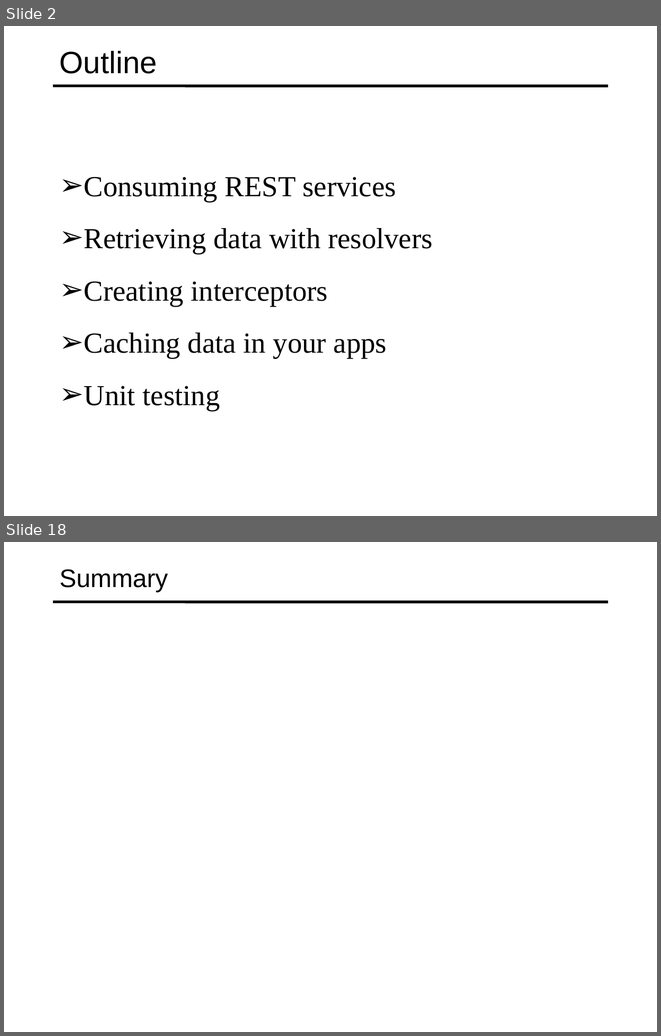
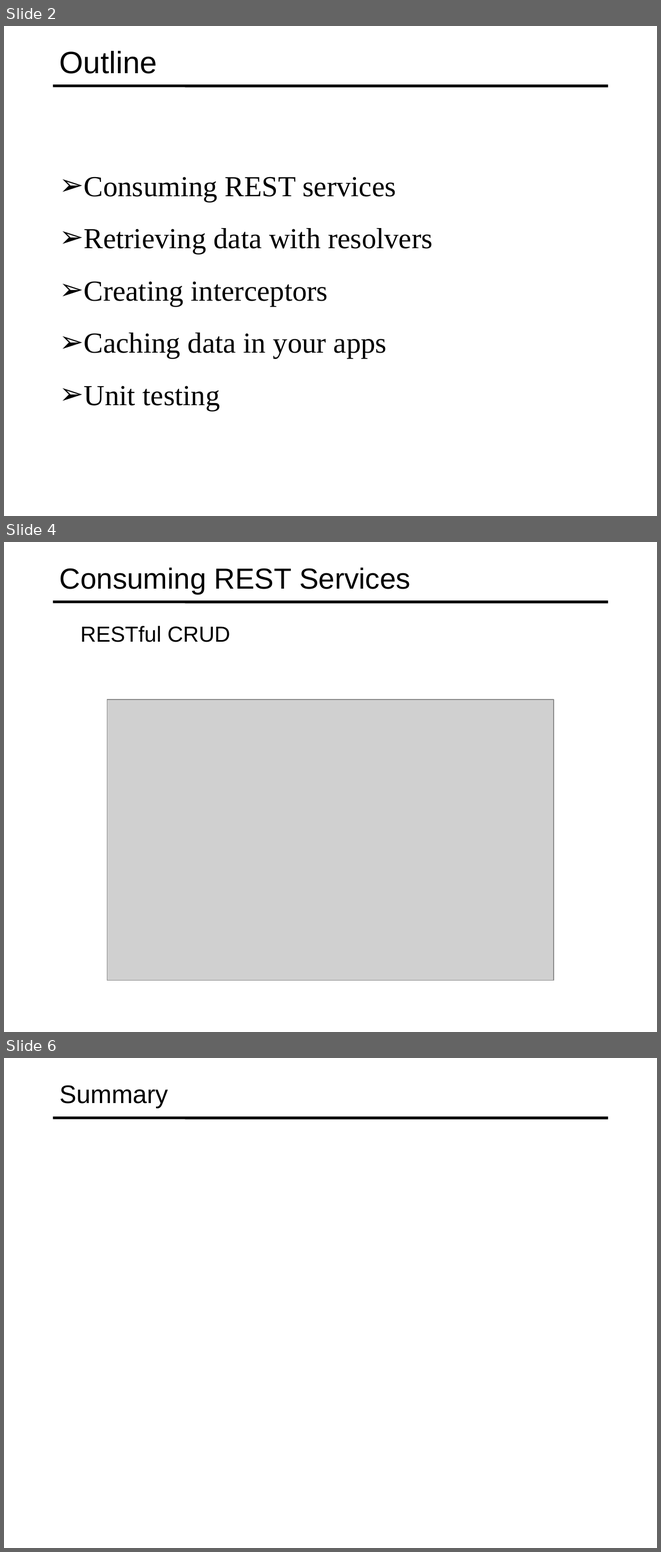
Before and after one commit to specter01wj/Jago_Link_Training, a slide deck: Angular/Angular12/Deep Dive/Angular HTTP Communication/1_Consuming REST Services/L1_Consuming REST Services.ppt. Shown one above the other, each under a label of ours: slides 2 and 18 before the commit, slides 2, 4 and 6 after it; the slides between them are not shown. The pictures are 661x1036 and 661x1552 pixels, drawn with LibreOffice and Linux fonts; fonts in the diff are those of the drawing; grey boxes stand for pictures. Boxes give left, top, right and bottom in pixels: in the first picture for what was removed or moved away, otherwise in the second. Text is boxed around its words. In the diff, an @@ line names an element or a change of style, - is before the commit and + after.

```diff
--- a/Angular/Angular12/Deep Dive/Angular HTTP Communication/1_Consuming REST Services/L1_Consuming REST Services.ppt
+++ b/Angular/Angular12/Deep Dive/Angular HTTP Communication/1_Consuming REST Services/L1_Consuming REST Services.ppt
@@ slide 4 added at box(4, 542, 657, 1032), background #FFFFFF; not listed: 1 template element that a slide beside it also shows @@
@@ title added at box(60, 567, 411, 594), 32 pt, text #000000 @@
+Consuming REST Services
@@ text added at box(80, 626, 230, 642), 24 pt, text #000000 @@
+  RESTful CRUD
@@ picture added at box(107, 699, 554, 980) @@
@@ what was slide 18 is now slide 6 @@
```
Also in this commit, not shown: 1 slide changed, 2 other slides added, 15 slides removed.
